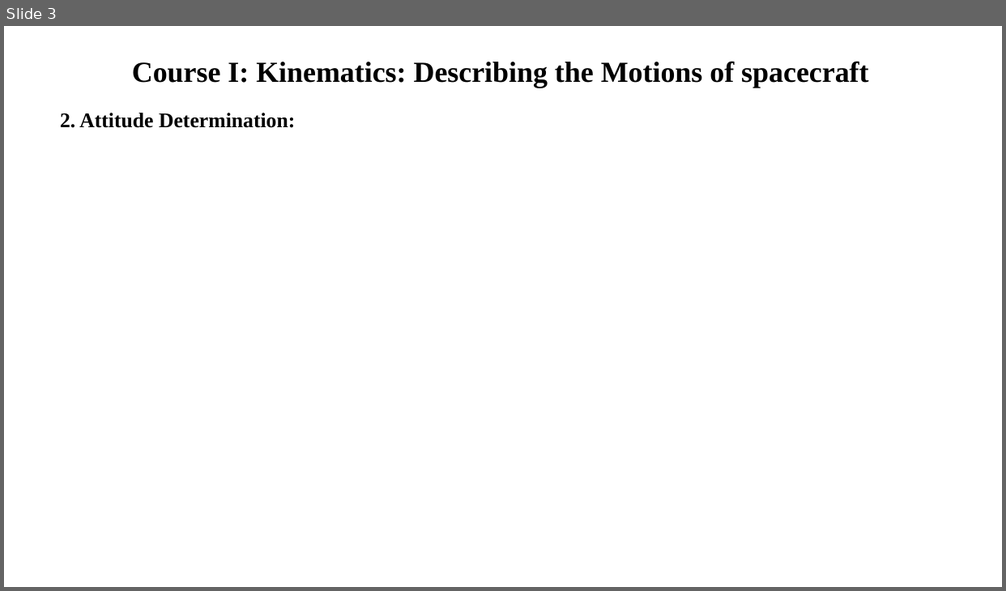
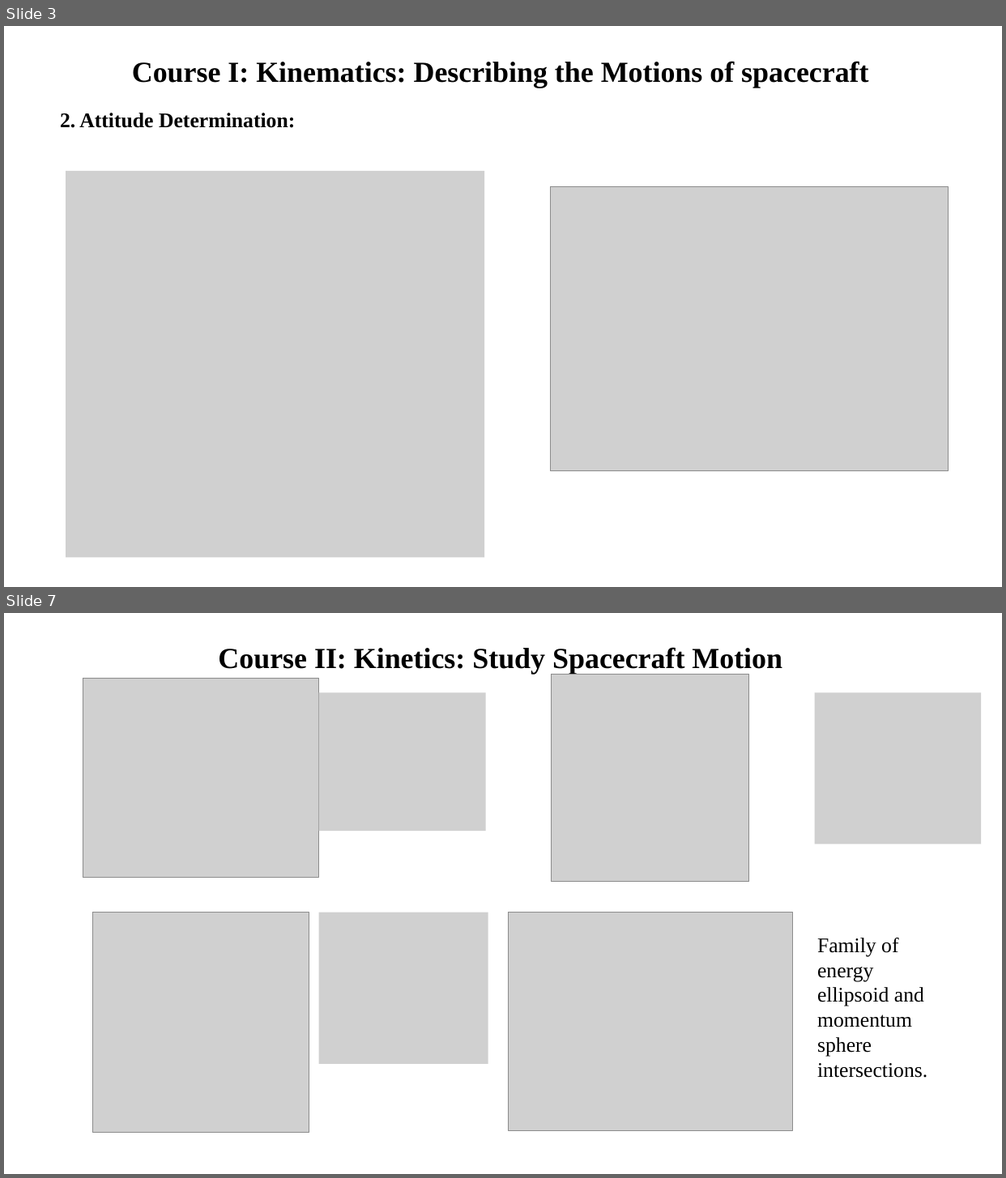
Before and after one commit to KalexxHoang/VTX_Report, a slide deck: Course report.pptx. Shown one above the other, each under a label of ours: slide 3 before the commit, slides 3 and 7 after it; the slides between them are not shown. The pictures are 1006x591 and 1006x1178 pixels, drawn with LibreOffice and Linux fonts; fonts in the diff are those of the drawing; grey boxes stand for pictures. Boxes give left, top, right and bottom in pixels: in the first picture for what was removed or moved away, otherwise in the second. Text is boxed around its words. In the diff, an @@ line names an element or a change of style, - is before the commit and + after.

```diff
--- a/Course report.pptx
+++ b/Course report.pptx
@@ slide 7 added at (4, 613, 1002, 1174), background #FFFFFF @@
@@ text added at (218, 647, 782, 674), 28 pt, text #000000, bold @@
+Course II: Kinetics: Study Spacecraft Motion
@@ picture added at (83, 678, 319, 877) @@
@@ picture added at (552, 675, 750, 882) @@
@@ picture added at (319, 692, 486, 831) @@
@@ picture added at (815, 692, 982, 844) @@
@@ picture added at (93, 913, 309, 1132) @@
@@ picture added at (319, 913, 488, 1064) @@
@@ picture added at (509, 913, 793, 1131) @@
@@ text added at (817, 938, 927, 1078), 20 pt, text #000000 @@
+Family of energy ellipsoid and momentum sphere intersections.
@@ slide 3 changed as well @@
@@ picture added at (66, 171, 484, 558) @@
@@ picture added at (551, 187, 948, 472) @@
```
Also in this commit, not shown: 1 other slide changed, 7 other slides added, 1 other file.
